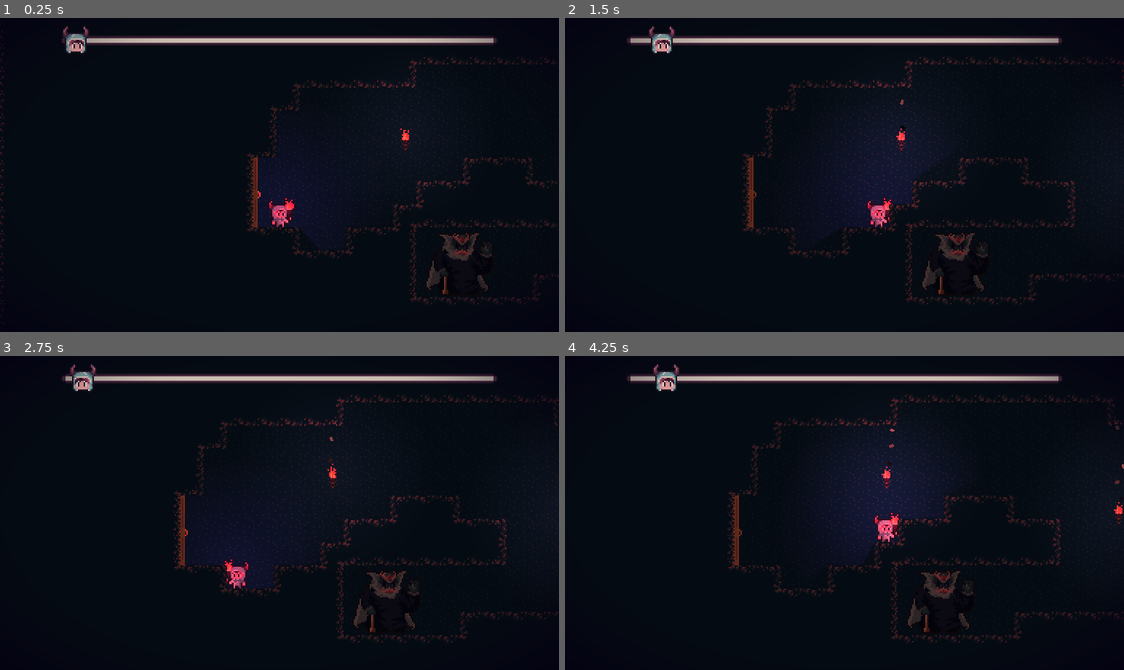
Above: before the commit, frames 1-4 (two rows, left to right).
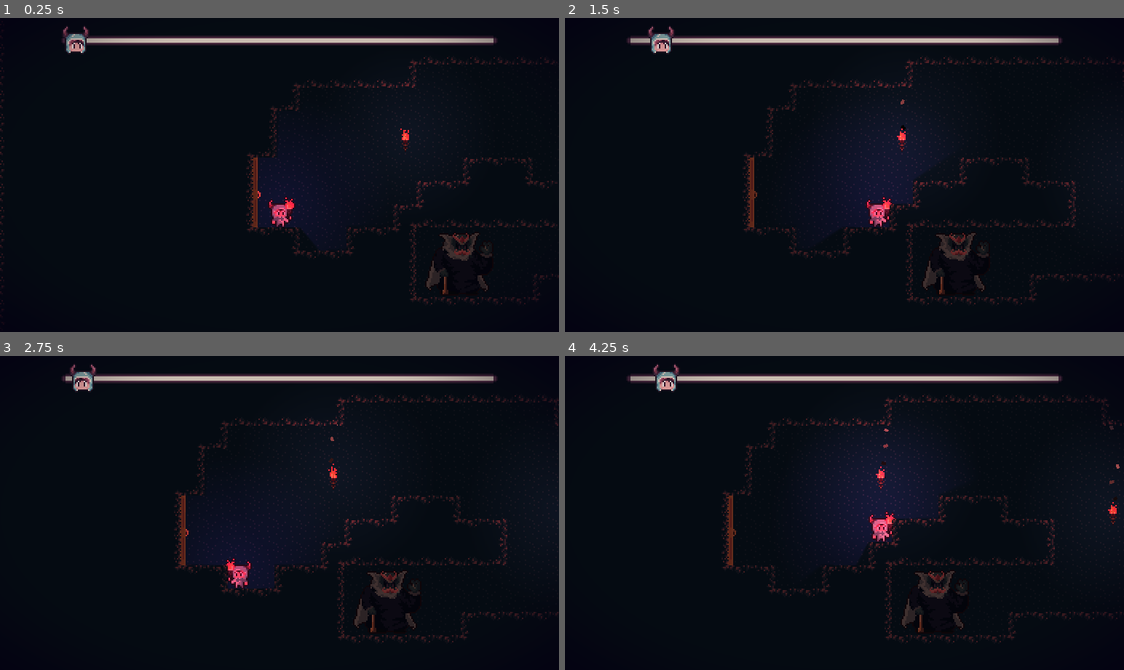
Above: after the commit, the same moments.

Repository: Fantasu/DoubleTroubleRep
Game: Godot game, scene res://scenes/master.tscn
Two runs of this game, one before a commit and one after it. Both use one fixed random seed, a clock stepped at 60 frames per second and the inputs below. The engine's default icon, where the game draws it, is replaced by a stand-in: a white triangle on a blue panel in a dark square.
Inputs:
- Up to frame 1 (0.25 s): no input
- Up to frame 2 (1.5 s): tap Enter at 0.5 s; hold Right (ui_right) from 0.53 s (still down); tap Up (ui_up) at 0.77 s
- Up to frame 3 (2.75 s): tap Up (ui_up) at 1.52 s; release Right (ui_right) at 2.03 s; hold Left (ui_left) from 2.03 s (still down)
- Up to frame 4 (4.25 s): release Left (ui_left) at 2.78 s; hold Right (ui_right) from 2.78 s (still down); tap Up (ui_up) at 3.02, 3.77 s

The runs differ from the first frame. In frame 1, less than 0.1% of the frame differs, in the area x 45-53%, y 56-67%; in frame 2, 1.6%; in frame 3, 1.5%; in frame 4, 4.3%, in the area x 27-100%, y 12-92%.

Commit message:
min jump

Diff:
--- a/enemy_project/scenes/hero/hero.tscn
+++ b/enemy_project/scenes/hero/hero.tscn
@@ -5,8 +5,9 @@
 [ext_resource path="res://assets/sprites/hero/hero.png" type="Texture" id=3]
 [ext_resource path="res://assets/sprites/particles/fog.png" type="Texture" id=4]
 
-[sub_resource type="RectangleShape2D" id=45]
-extents = Vector2( 6.60712, 8.70134 )
+[sub_resource type="CapsuleShape2D" id=61]
+radius = 7.248
+height = 2.558
 
 [sub_resource type="CanvasItemMaterial" id=48]
 particles_animation = true
@@ -80,8 +81,8 @@
 script = ExtResource( 1 )
 
 [node name="CollisionShape2D" type="CollisionShape2D" parent="."]
-position = Vector2( -0.0293045, 0.319024 )
-shape = SubResource( 45 )
+position = Vector2( -0.154305, 0.819024 )
+shape = SubResource( 61 )
 
 [node name="Light2D" type="Light2D" parent="."]
 position = Vector2( -0.353573, -6.98121 )
--- a/enemy_project/scripts/hero/hero.gd
+++ b/enemy_project/scripts/hero/hero.gd
@@ -15,8 +15,9 @@
 export(float, 0.01, 5.0) var air_accel_time := 0.55
 export(float, 0.01, 5.0) var air_fric_time := 0.75
 
-var gravity_multiplier = 2.75
 var jump_size = 2.2 * TILE_SIZE
+var min_jump_size = 1.1 * TILE_SIZE
+var gravity_multiplier = jump_size/min_jump_size
 var fall_time = 0.65
 var gravity = 2 * jump_size / (pow(fall_time, 2)/2)
 var jump_force = sqrt(2 * gravity * jump_size)
